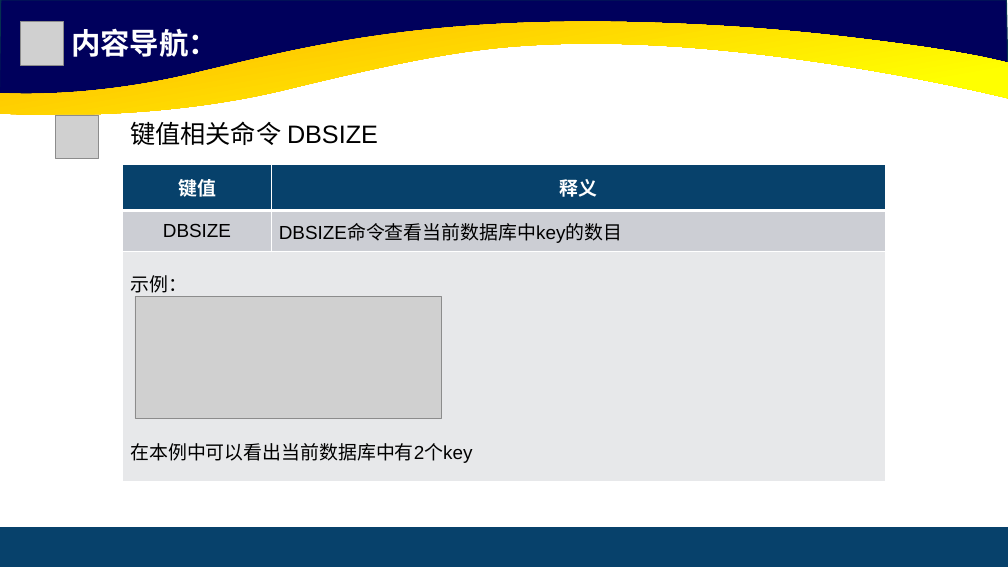
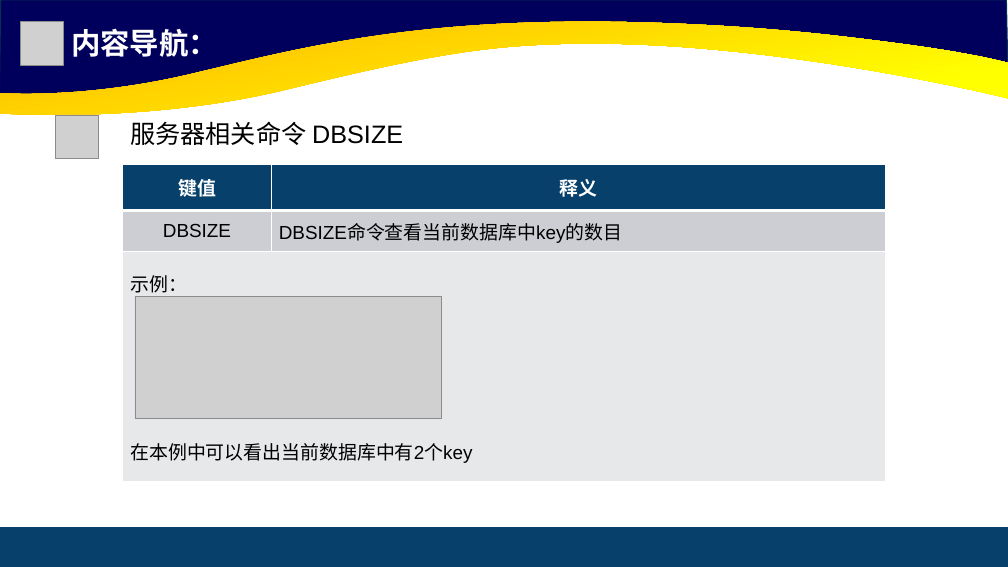
Before and after one commit to cxinping/Redis, a slide deck: slide 28 of ppt/第3章 Redis常用命令.pptx. Drawn at 1008x567 pixels with LibreOffice and Linux fonts; fonts in the diff are those of the drawing; grey boxes stand for pictures. Boxes give left, top, right and bottom in pixels: in the first picture for what was removed or moved away, otherwise in the second. Text is boxed around its words. In the diff, an @@ line names an element or a change of style, - is before the commit and + after.

```diff
--- a/ppt/第3章 Redis常用命令.pptx
+++ b/ppt/第3章 Redis常用命令.pptx
@@ text at (x1=130, y1=121, x2=403, y2=145): text changed @@
-键值相关命令 DBSIZE
+服务器相关命令 DBSIZE
```
Also in this commit, not shown: 10 other slides changed.
